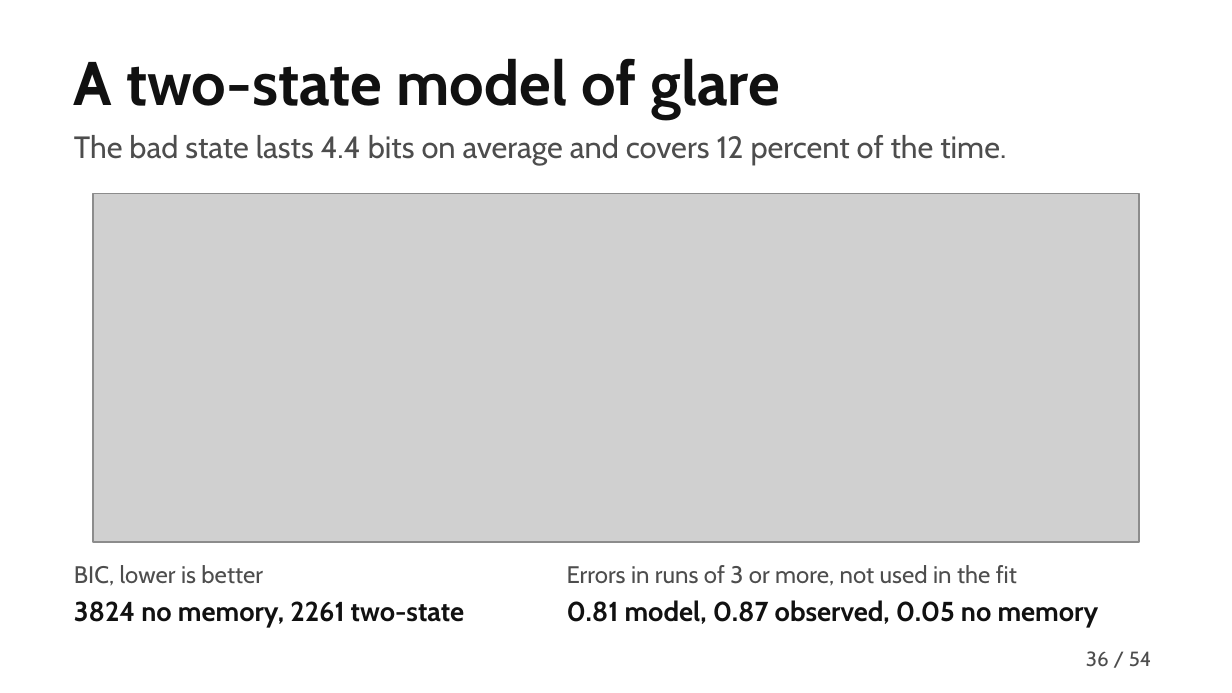
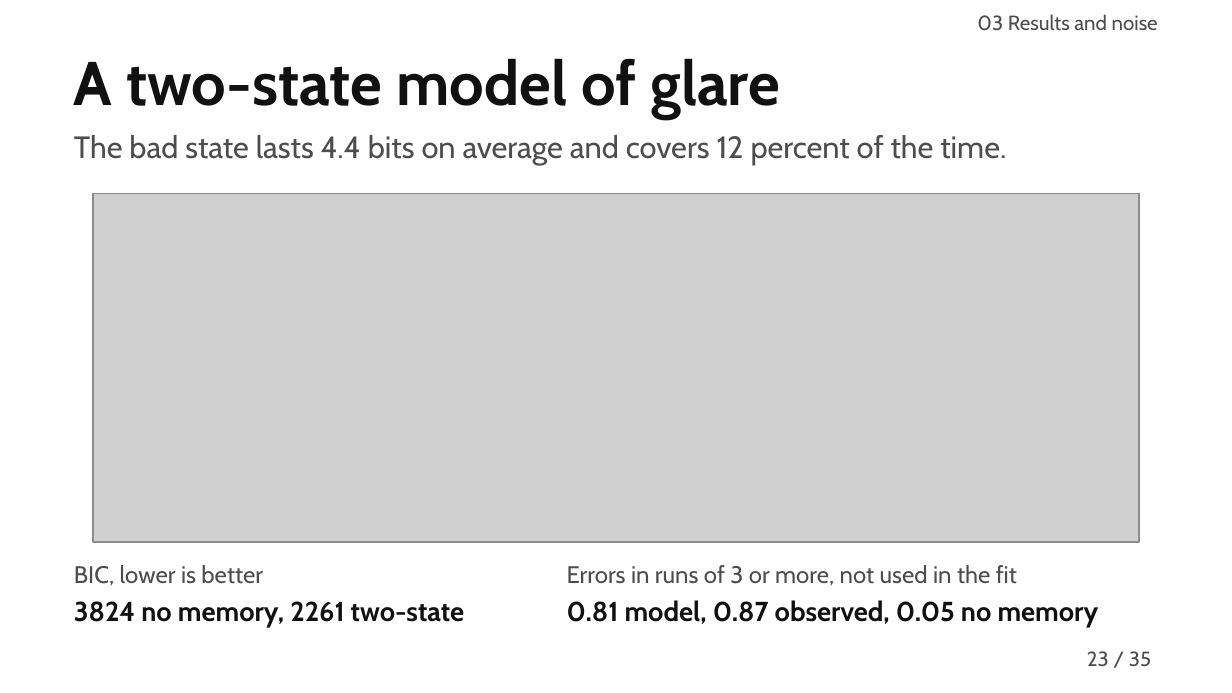
Before and after one commit to MuhammadMaazA/SamplingCW, a slide deck: slide 23 of presentation/gridlink-presentation.pptx (slide 36 before the commit). Drawn at 1232x693 pixels with LibreOffice and Linux fonts; fonts in the diff are those of the drawing; grey boxes stand for pictures. Boxes give left, top, right and bottom in pixels: in the first picture for what was removed or moved away, otherwise in the second. Text is boxed around its words. In the diff, an @@ line names an element or a change of style, - is before the commit and + after.

```diff
--- a/presentation/gridlink-presentation.pptx
+++ b/presentation/gridlink-presentation.pptx
@@ text added at (977,14,1158,31), 12 pt, text #4D4D4D @@
+03 Results and noise
@@ page number at (1087,651,1109,667): text changed @@
-36
+23
@@ text at (1129,651,1151,667): text changed @@
-/ 54
+/ 35
```
Also in this commit, not shown: 31 other slides changed, 1 slide added, 20 slides removed, 20 other files.
